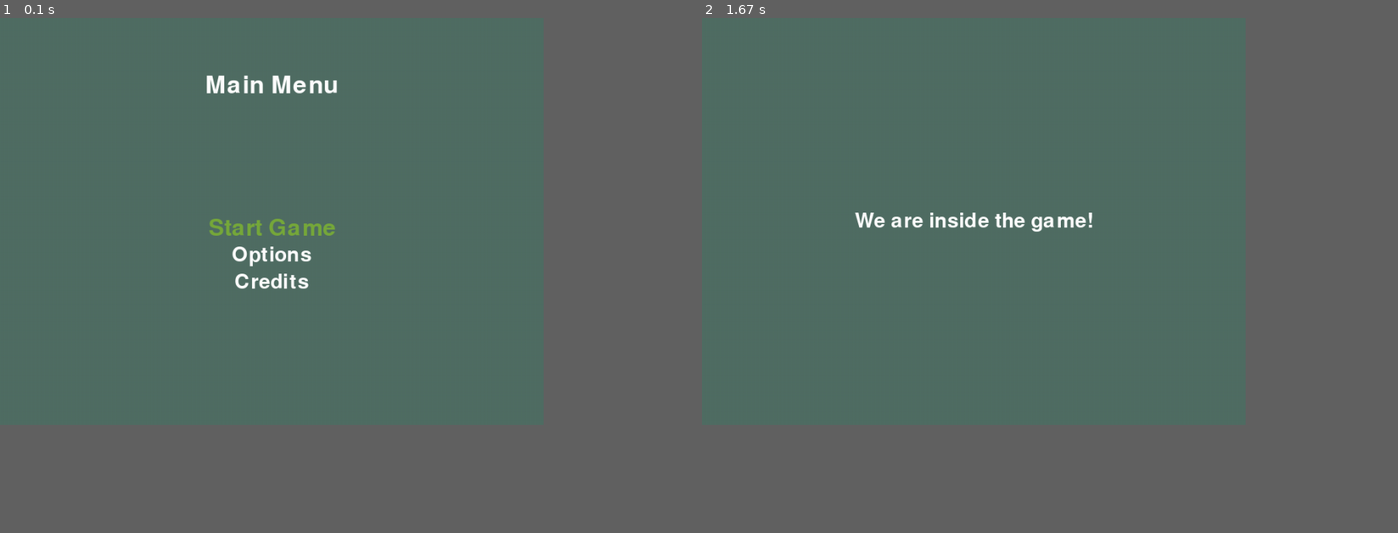
Above: before the commit, frames 1-2 (left to right).
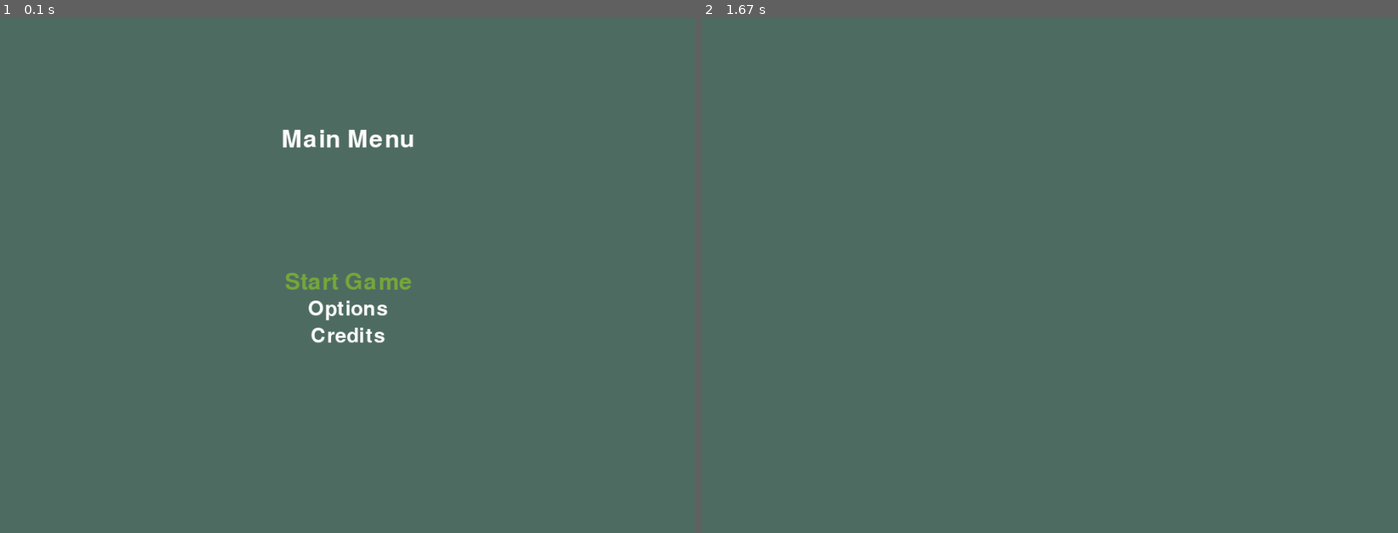
Above: after the commit, the same moments.

Repository: xxABJ/My-PyGames
Game: pygame game, started from snakes_and_ladders/classing/main.py
Two runs of this game, one before a commit and one after it. Both use one fixed random seed, a clock stepped at 60 frames per second and the inputs below.
Inputs:
- Up to frame 1 (0.1 s): no input
- Up to frame 2 (1.67 s): tap Enter at 0.33 s
The window is 703x527 before the commit and 900x667 after it. Grey fills any space a smaller window leaves; there, only what the larger window draws over its background counts as a difference.

The runs differ from the first frame. In frame 1, 1.9% of the frame differs, in the area x 29-60%, y 11-64%; in frame 2, 0.5%.

Commit message:
Changes:
|| snakes_and_ladders/classing/menu.py
- Added extra menu classes for the different choices in the options.

|| snakes_and_ladders/classing/game.py
- Added a class Board(Game) to try and make the board game in a class using pygame statesments instead of loading it as an image.
- Added a function draw_boxes(), but it's still not setup correctly, the lines do not get drawn.

To Do:

- Finish the Board class to draw the boxes in the game loop.
- Add numbers to the different boxes on the board.

Diff:
--- a/snakes_and_ladders/classing/game.py
+++ b/snakes_and_ladders/classing/game.py
@@ -13,17 +13,20 @@
         self.running, self.playing = True, False
         self.ESCAPE_KEY, self.ENTER_KEY, self.UP_KEY, self.DOWN_KEY, self.LEFT_KEY, self.RIGHT_KEY, self.BACKSPACE_KEY = False, False, False, False, False, False, False
         self.video_resolution = [(800, 600), (1024, 760), (1280, 720)]
-        self.DISPLAY_W, self.DISPLAY_H = self.video_resolution[0]
+        self.DISPLAY_W, self.DISPLAY_H = self.video_resolution[1]
         #self.choice = 0
         #self.change_resolution = False
         self.display_surface = pygame.Surface((self.DISPLAY_W, self.DISPLAY_H))
         self.window = pygame.display.set_mode((self.DISPLAY_W, self.DISPLAY_H))
         self.font_name = pygame.font.get_default_font()
-        self.HIGHLIGHTED, self.MENUCOLOUR, self.WHITE = (120, 170, 60), (80, 110, 100), (255, 255, 255)
+        self.menucolours = [(80, 110, 100), (255, 190, 140), (220, 110, 255), (0, 0, 0)]
+        self.HIGHLIGHTED, self.MENUCOLOUR, self.WHITE = (120, 170, 60), self.menucolours[0], (255, 255, 255)
         self.main_menu = MainMenu(self)
         self.options_menu = OptionsMenu(self)
         self.credits_menu = CreditsMenu(self)
         self.videosettings_menu = VideoSettings(self)
+        self.coloursettings_menu = MenuColourSettings(self)
+        self.board = Board(self)
         self.current_menu = self.main_menu
 
     def check_events(self):
@@ -55,9 +58,11 @@
             self.check_events()
             if self.ESCAPE_KEY:
                 self.playing = False
-            self.display_surface.fill(self.MENUCOLOUR)
-            self.draw_text("We are inside the game!", 30, self.DISPLAY_W/2, self.DISPLAY_H/2) # between display resetting & main window blitting
-            self.window.blit(self.display_surface, (0, 0))
+            #self.display_surface.fill(self.MENUCOLOUR)
+            self.board.draw_boxes()
+            #self.board.blit_board()
+            #self.draw_text("We are inside the game!", 30, self.DISPLAY_W/2, self.DISPLAY_H/2) # between display resetting & main window blitting
+            #self.window.blit(self.display_surface, (0, 0))
             pygame.display.update()
             self.reset_keys()
 
@@ -74,3 +79,32 @@
         text_rect = text_surface.get_rect()
         text_rect.center = (x, y)
         self.display_surface.blit(text_surface, text_rect)
+
+class Board(Game):
+    def __init__(self, game):
+        #Game.__init__(self, game)
+        self.game = game
+        self.boxborder_horizontal = pygame.Rect(0, 0, 5, 5)
+        self.boxborder_vertical = pygame.Rect(0, 0, 5, 5)
+        self.BOXBORDERCOLOUR = (0, 0, 0)
+        self.boxw, self.boxh = self.game.DISPLAY_W/12, self.game.DISPLAY_H/12
+        self.box_count = [12, 12]
+
+    def blit_board(self):
+        self.game.window.blit(self.game.display_surface, (0, 0))
+        pygame.display.update()
+        self.game.reset_keys()
+
+    def draw_boxes(self):
+        for row in range(self.box_count[0]):
+            r = pygame.draw.rect(self.game.display_surface, self.BOXBORDERCOLOUR, self.boxborder_vertical)
+            self.game.display_surface.fill(self.game.MENUCOLOUR)
+            self.game.window.blit(self.game.display_surface, r)
+            pygame.display.update()
+            self.boxborder_vertical.x += self.boxh
+            for column in range(self.box_count[1]):
+                pygame.draw.rect(self.game.display_surface, self.BOXBORDERCOLOUR, self.boxborder_vertical)
+                self.boxborder_vertical.y += self.boxw
+
+    def draw_board(self):
+        self.draw_boxes()
--- a/snakes_and_ladders/classing/main.py
+++ b/snakes_and_ladders/classing/main.py
@@ -1,7 +1,6 @@
 from game import Game
 
 g = Game()
-
 while g.running:
     g.current_menu.display_menu()
     #if not g.running and g.change_resolution:
--- a/snakes_and_ladders/classing/menu.py
+++ b/snakes_and_ladders/classing/menu.py
@@ -150,12 +150,63 @@
                 self.game.current_menu = self.game.videosettings_menu
             elif self.state == "Options Sound Settings":
                 pass
-            elif self.state == "Menu Colour Settings":
-                pass
+            elif self.state == "Options Menu Colour Settings":
+                self.game.current_menu = self.game.coloursettings_menu
 
         elif self.game.ESCAPE_KEY:
             self.game.current_menu = self.game.main_menu
 
+        self.run_menu_display = False
+
+class MenuColourSettings(Menu):
+    def __init__(self, game):
+        Menu.__init__(self, game)
+        self.game = game
+        self.state = "Menu Colour Settings"
+        self.menucolourx, self.menucoloury = self.game.DISPLAY_W/2, self.game.DISPLAY_H/2
+        self.choice = 0
+        self.menucolour_choice = None
+
+    def display_menu(self):
+        self.run_menu_display = True
+        while self.run_menu_display:
+            self.game.check_events()
+            self.check_input()
+            self.game.display_surface.fill(self.game.MENUCOLOUR)
+            self.game.draw_text("Menu Colour Settings", 36, self.game.DISPLAY_W/2, self.game.DISPLAY_H/2 - 200)
+            if self.choice == 0:
+                self.game.draw_text("Menu Colour :", 30, self.menucolourx - 250, self.menucoloury + 40)
+                self.game.draw_text(f"< Light Green-Blue {str(self.game.menucolours[self.choice])} >", 30, self.menucolourx + 130, self.menucoloury + 40)
+            elif self.choice == 1:
+                self.game.draw_text("Menu Colour :", 30, self.menucolourx - 250, self.menucoloury + 40)
+                self.game.draw_text(f"< Light Orange {str(self.game.menucolours[self.choice])} >", 30, self.menucolourx + 130, self.menucoloury + 40)
+            elif self.choice == 2:
+                self.game.draw_text("Menu Colour :", 30, self.menucolourx - 250, self.menucoloury + 40)
+                self.game.draw_text(f"< Light Purple {str(self.game.menucolours[self.choice])} >", 30, self.menucolourx + 130, self.menucoloury + 40)
+            elif self.choice == 3:
+                self.game.draw_text("Menu Colour :", 30, self.menucolourx - 250, self.menucoloury + 40)
+                self.game.draw_text(f"< Black {str(self.game.menucolours[self.choice])} >", 30, self.menucolourx + 130, self.menucoloury + 40)
+            self.blit_menu()
+
+    def move_choice(self):
+        if self.game.RIGHT_KEY:
+            if -1 < self.choice < len(self.game.menucolours) - 1:
+                self.choice += 1
+            else:
+                self.choice = len(self.game.menucolours) - 1
+        elif self.game.LEFT_KEY:
+            if 0 < self.choice < len(self.game.menucolours):
+                self.choice -= 1
+            else:
+                self.choice = 0
+
+    def check_input(self):
+        self.move_choice()
+        if self.game.ENTER_KEY:
+            self.menucolour_choice = self.game.menucolours[self.choice]
+            self.game.MENUCOLOUR = self.menucolour_choice
+        elif self.game.ESCAPE_KEY:
+            self.game.current_menu = self.game.options_menu
         self.run_menu_display = False
 
 class VideoSettings(Menu):
